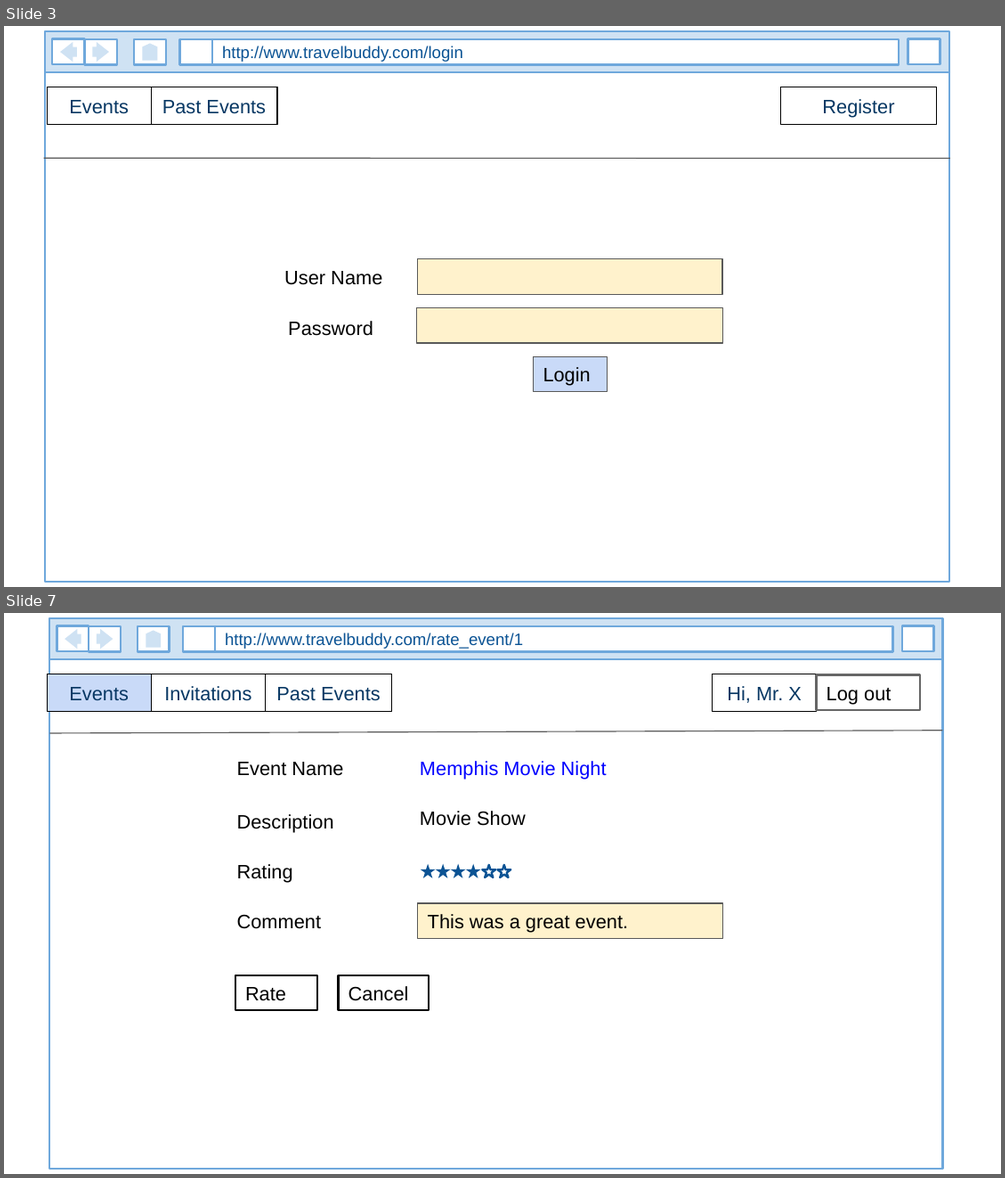
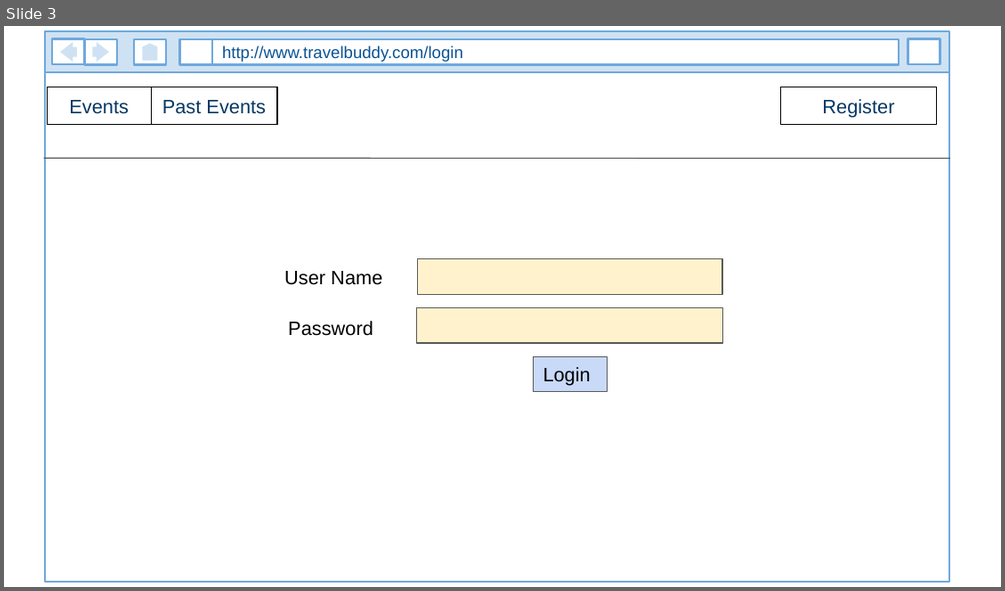
Before and after one commit to kauser-cse-buet/TravelWithBuddy, a slide deck: misc/user_interface_designs.pptx. Shown one above the other, each under a label of ours: slides 3 and 7 before the commit, slide 3 after it; the slides between them are not shown. The pictures are 1005x1178 and 1005x591 pixels, drawn with LibreOffice and Linux fonts; fonts in the diff are those of the drawing. Boxes give left, top, right and bottom in pixels: in the first picture for what was removed or moved away, otherwise in the second. Text is boxed around its words. In the diff, an @@ line names an element or a change of style, - is before the commit and + after.

```diff
--- a/misc/user_interface_designs.pptx
+++ b/misc/user_interface_designs.pptx
@@ slide 7 removed at [4, 613, 1001, 1174], background #FFFFFF @@
@@ group removed at [50, 619, 943, 1168]: 8 rectangles, 2 right arrows, 1 flow chart offpage connector @@
-http://www.travelbuddy.com/rate_event/1
@@ rectangle removed at [47, 674, 151, 712] @@
-Events
@@ rectangle removed at [151, 674, 265, 712] @@
-Invitations
@@ rectangle removed at [265, 674, 392, 712] @@
-Past Events
@@ rectangle removed at [712, 674, 817, 712] @@
-Hi, Mr. X
@@ rectangle removed at [817, 674, 920, 710] @@
-Log out
@@ line removed from (50, 734) to (942, 730) @@
@@ text removed at [237, 762, 343, 776] @@
-Event Name
@@ text removed at [420, 761, 607, 779] @@
-Memphis Movie Night
@@ cross removed at [798, 770, 842, 794] @@
@@ text removed at [237, 814, 334, 833] @@
-Description
@@ text removed at [420, 811, 526, 826] @@
-Movie Show
@@ text removed at [237, 864, 293, 883] @@
-Rating
@@ group removed at [421, 864, 510, 878]: 6 stars @@
@@ rectangle removed at [418, 903, 723, 938] @@
-This was a great event.
@@ text removed at [237, 914, 322, 929] @@
-Comment
@@ rectangle removed at [235, 975, 317, 1010] @@
-Rate
@@ rectangle removed at [338, 975, 429, 1010] @@
-Cancel
```
Also in this commit, not shown: 8 slides changed, 1 slide added, 2 other files.
